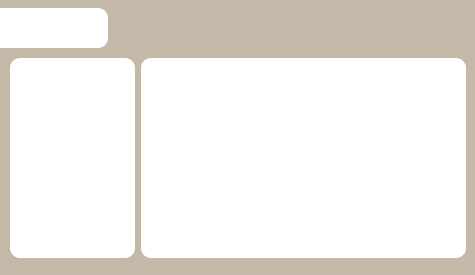
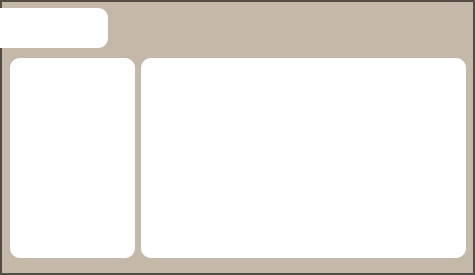
Comparing the layer stacks of the two 475 x 275 images. Changes:
added layer "Shape 10" above "Shape 9" over <box>1,48,2,273</box>
added layer "Shape 9" above "Shape 8" over <box>0,48,1,273</box>
added layer "Shape 8" above "Shape 7" over <box>0,273,474,274</box>
added layer "Shape 7" above "Shape 6" over <box>0,274,473,275</box>
added layer "Shape 6" above "Shape 5" over <box>473,1,474,275</box>
added layer "Shape 5" above "Shape 4" over <box>474,2,475,275</box>
added layer "Shape 4" above "Shape 3" over <box>1,1,475,2</box>
added layer "Shape 3" above "Shape 2" over <box>2,0,475,1</box>
